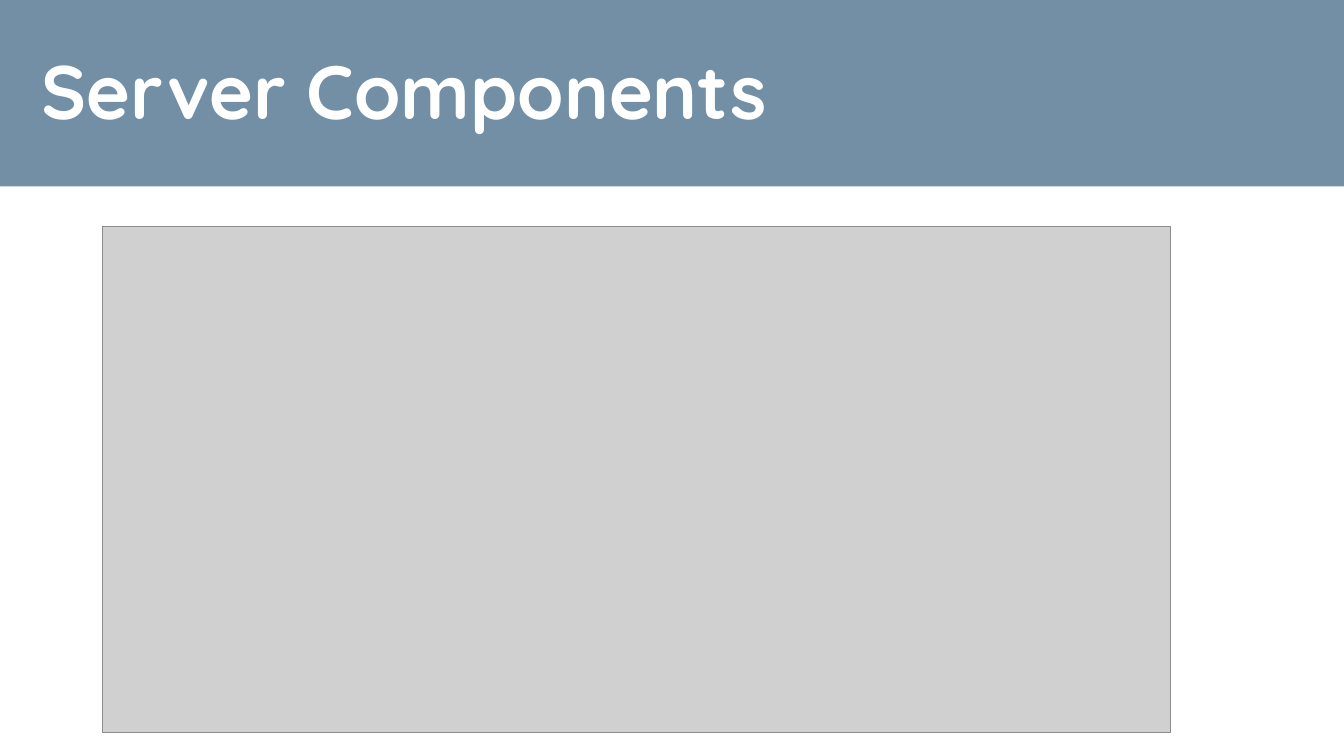
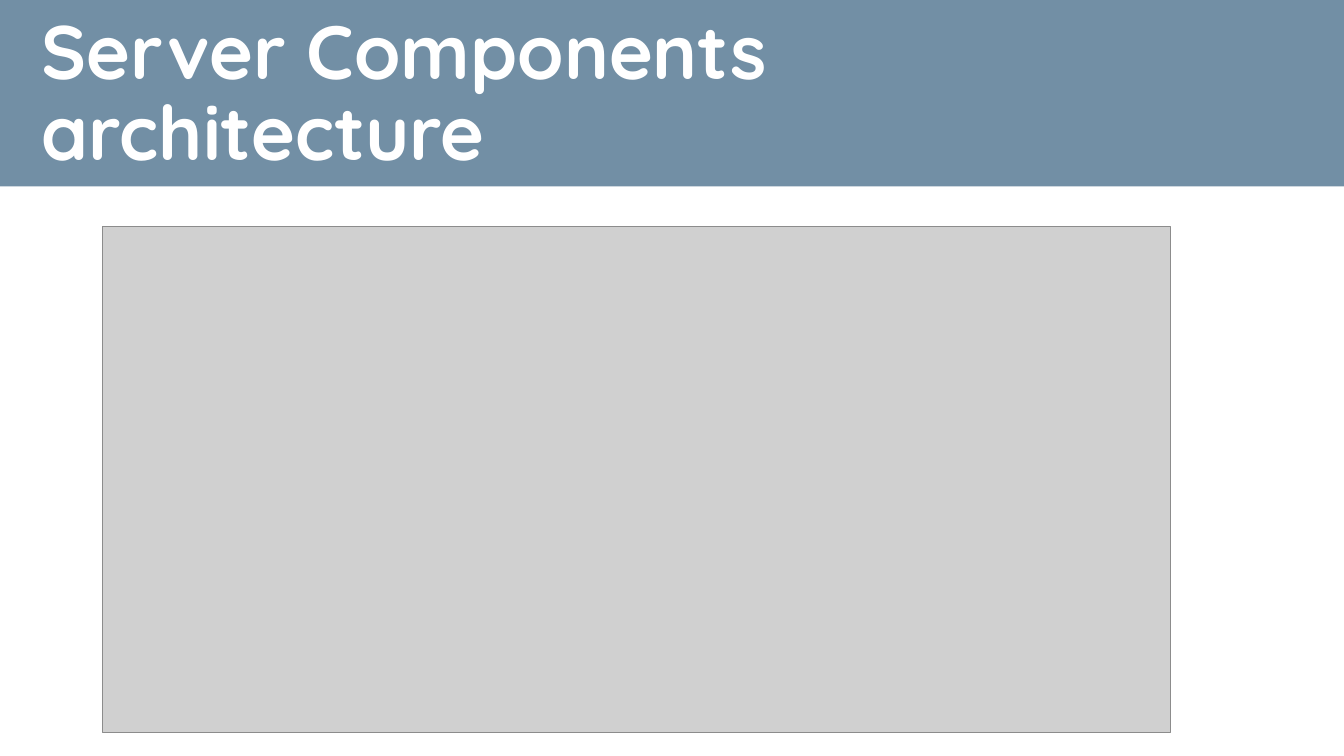
Before and after one commit to TiberioG/SoftwareEngineering2Polimi, a slide deck: slide 13 of Presentation1.pptx. Drawn at 1344x756 pixels with LibreOffice and Linux fonts; fonts in the diff are those of the drawing; grey boxes stand for pictures. Boxes give left, top, right and bottom in pixels: in the first picture for what was removed or moved away, otherwise in the second. Text is boxed around its words. In the diff, an @@ line names an element or a change of style, - is before the commit and + after.

```diff
--- a/Presentation1.pptx
+++ b/Presentation1.pptx
@@ text at (42, 25, 767, 161): text changed @@
-Server Components
+Server Components architecture
```
Also in this commit, not shown: 3 other slides changed, 24 other files.
